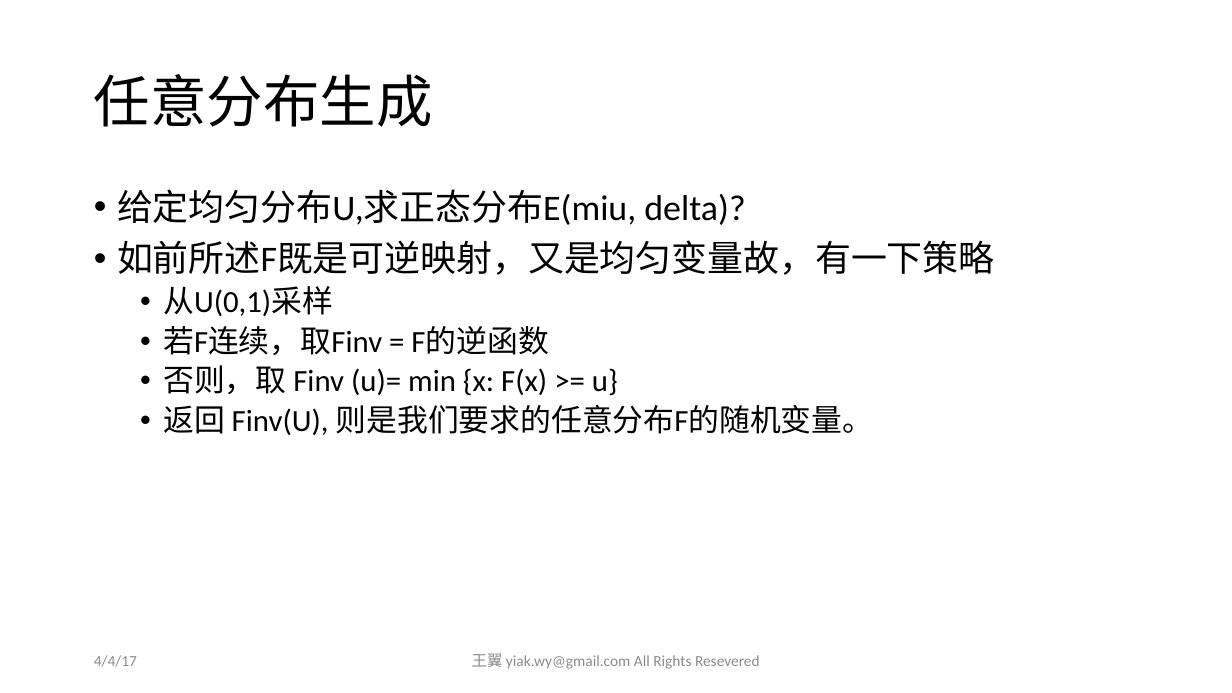
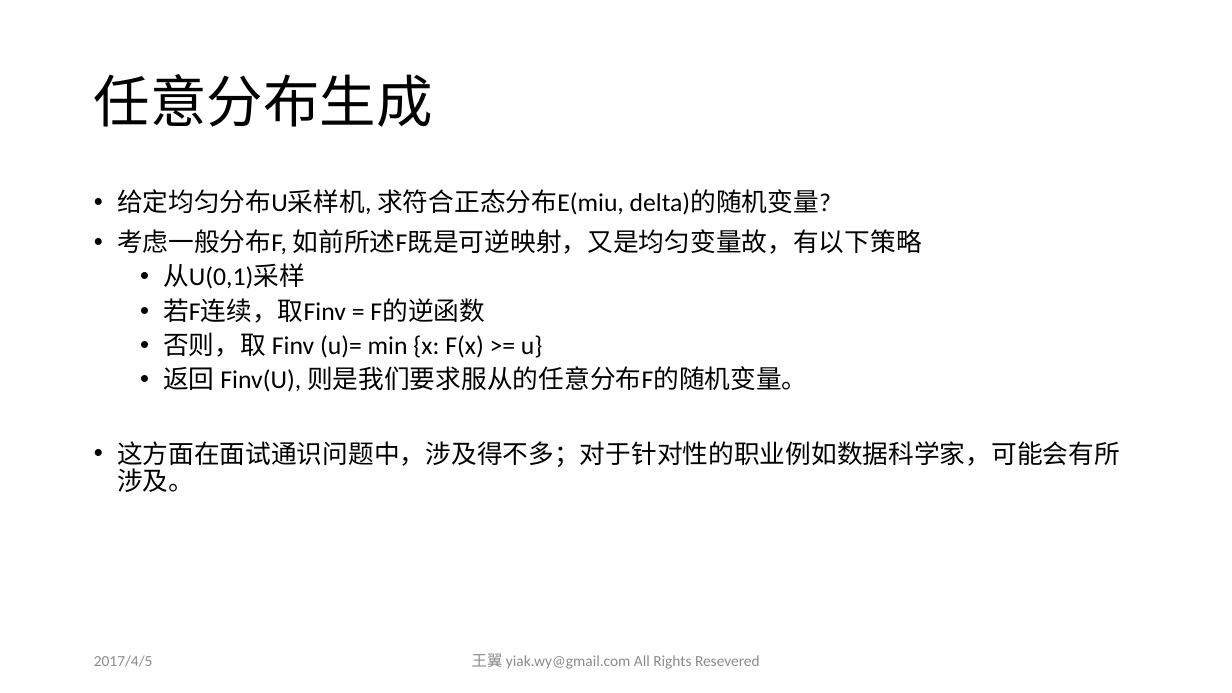
Before and after one commit to yiakwy/yiakwy.github.io, a slide deck: slide 35 of Computing Random Variables/Computing Random Variables.pptx (slide 34 before the commit). Drawn at 1232x693 pixels with LibreOffice and Linux fonts; fonts in the diff are those of the drawing. Boxes give left, top, right and bottom in pixels: in the first picture for what was removed or moved away, otherwise in the second. Text is boxed around its words. In the diff, an @@ line names an element or a change of style, - is before the commit and + after.

```diff
--- a/Computing Random Variables/Computing Random Variables.pptx
+++ b/Computing Random Variables/Computing Random Variables.pptx
@@ text at (117, 189, 922, 254): text changed; size 28 to 20 pt @@
-• 给定均匀分布U,求正态分布E(miu, delta)?
-• 如前所述F既是可逆映射，又是均匀变量故，有一下策略
+• 给定均匀分布U采样机, 求符合正态分布E(miu, delta)的随机变量?
+• 考虑一般分布F, 如前所述F既是可逆映射，又是均匀变量故，有以下策略
@@ text at (163, 263, 543, 358): size 24 to 20 pt in "从U(0,1)采样", "若F连续，取Finv = F的逆函数", "否则，取 Finv (u)= min {x: F(x) >= ..." @@
@@ text at (117, 366, 1120, 492): text changed; size 24 to 20 pt @@
-  • 返回 Finv(U), 则是我们要求的任意分布F的随机变量。
+  • 返回 Finv(U), 则是我们要求服从的任意分布F的随机变量。
+• 这方面在面试通识问题中，涉及得不多；对于针对性的职业例如数据科学家，可能会有所涉及。
@@ text at (94, 655, 153, 667): text changed @@
-4/4/17
+2017/4/5
```
Also in this commit, not shown: 34 other slides changed, 20 slides added.
